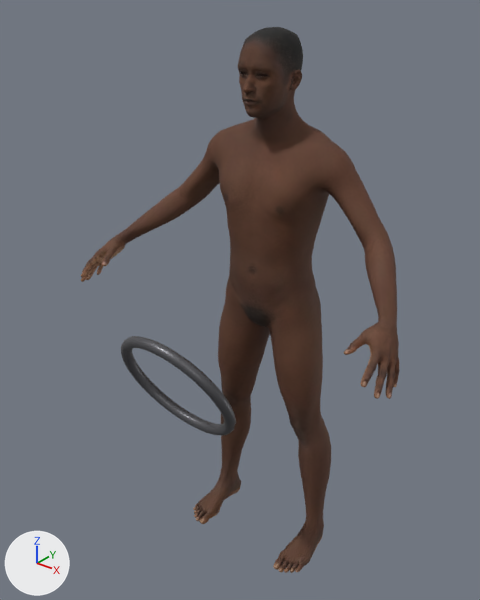
One commit to the glTF model public/models/characters/_qa/anim_sit_m.glb: the scene before it, then after it.
One viewpoint serves both versions: a camera (50 mm lens) standing at (1.177, -1.674, 1.945) and looking at (-0.012, -0.189, 1.024). Every picture has the same lights, and +X, +Y and +Z are marked at lower left. The first picture is the older version. Vertices at exactly the same position are counted once.

Objects in the first picture: 'body_mesh', 'wheel_proxy'.
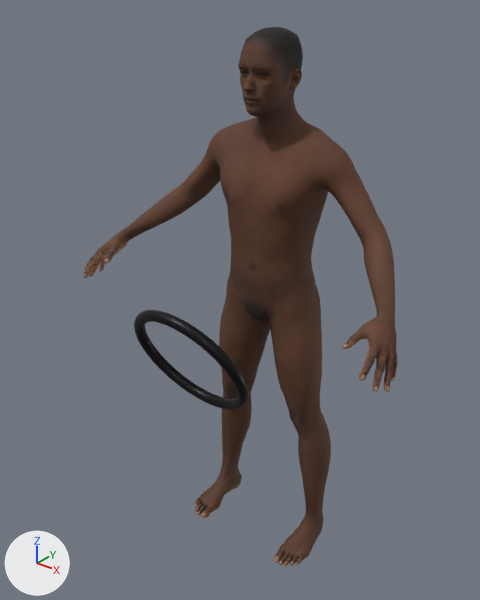
Changed parts and their boxes (x1, y1, x2, y2) in the pictures (480 x 600 px; the box of a moved part takes in the faces that stretch with it):
'body_mesh', rescaled
    before: (81, 27, 400, 573)
    after: (83, 27, 398, 566)
'wheel_proxy', recoloured, moved
    before: (121, 336, 236, 435)
    after: (134, 310, 249, 410)
part 1 of me_body, moved or reshaped
    before: (81, 142, 400, 573)
    after: (83, 141, 398, 566)

The change, as a list of edits to the scene's bpy script:
```text
Change mat_gun:
    mat_gun.base_color: (0.12, 0.12, 0.13) -> (0.00942, 0.00942, 0.0112)  # dark grey #616165 -> black #18181b
Change me_body:
    used by ob_body_mesh; location = (0.0, 0.0, 0.0)
    remove me_body.from_pydata(...)  # 13380 vertices, 26756 faces; spans x -0.59..0.59, y -0.39..0.1, z 0.0..1.82
    add me_body.from_pydata(...)  # 13380 vertices, 26756 faces; spans x -0.58..0.58, y -0.39..0.1, z 0.03..1.82
    me_body part 1: the whole mesh is scaled about its middle by 0.984, then moved by (0.0, 0.0, 0.01)
Change me_wheel:
    used by ob_wheel_proxy; location = (0.0, 0.0, 0.0)
    remove me_wheel.from_pydata(...)  # 480 vertices, 960 faces; spans x -0.207..0.207, y -0.597..-0.402, z 0.671..1.049
    add me_wheel.from_pydata(...)  # 480 vertices, 960 faces; spans x -0.207..0.207, y -0.537..-0.343, z 0.731..1.109
    me_wheel part 2: the whole mesh is moved by (0.0, 0.059, 0.06)
```
